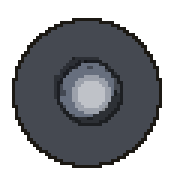
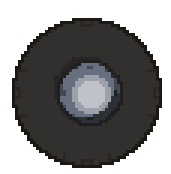
Before/after of a w=171, h=174 layered artwork. What changed in the layer stack:
added layer "Layer 12" above "Layer 11" over left=15, top=21, right=159, bottom=165
